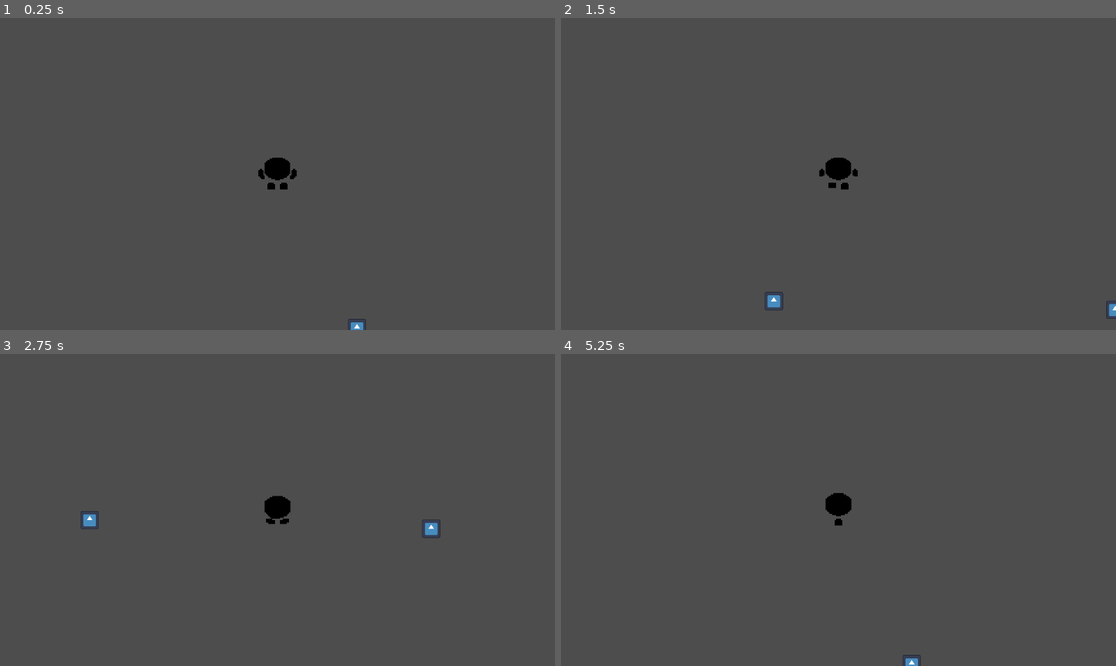
Above: before the commit, frames 1-4 (two rows, left to right).
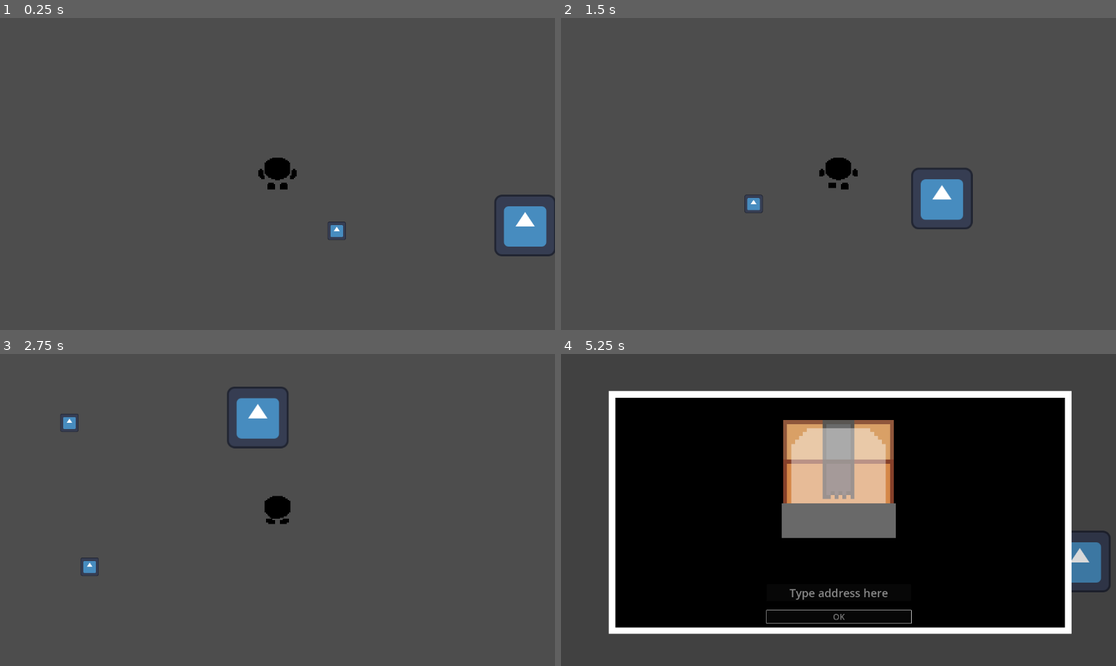
Above: after the commit, the same moments.

Repository: M41T4P-GAMES/Overworked
Game: Godot game, scene res://Scenes/main.tscn
Two runs of this game, one before a commit and one after it. Both use one fixed random seed, a clock stepped at 60 frames per second and the inputs below. This scene is started directly instead of the project's main scene. The engine's default icon, where the game draws it, is replaced by a stand-in: a white triangle on a blue panel in a dark square.
Inputs (mouse positions are in pixels of both pictures, inside the frame that each line leads up to):
- Up to frame 1 (0.25 s): no input
- Up to frame 2 (1.5 s): tap Enter at 0.5 s; hold D (right) 0.53-1.28 s; hold E (interact) 0.53-1.28 s; hold S (down) from 1.28 s (still down); tap E (interact) at 1.35 s
- Up to frame 3 (2.75 s): release S (down) at 2.03 s; hold D (right) from 2.03 s (still down); hold Space (space) from 2.03 s (still down); tap E (interact) at 2.3 s
- Up to frame 4 (5.25 s): release D (right) at 2.78 s; release Space (space) at 2.78 s; hold Up (ui_up) 2.78-3.53 s; tap E (interact) at 2.85, 4.55 s; hold E (interact) 3.53-4.28 s; hold A (left) 3.53-5 s; tap Space (space) at 4.35 s; click (838, 616) at 5 s, where only the run after the commit has a clickable "OK"

The runs differ from the first frame. In frame 1, 1.4% of the frame differs, in the area x 59-100%, y 56-100%; in frame 2, 1.6%; in frame 3, 1.8%; in frame 4, 66%, in the area x 8-99%, y 11-100%.

Commit message:
stamping part 1

Diff:
--- a/Scenes/main.tscn
+++ b/Scenes/main.tscn
@@ -1,7 +1,17 @@
-[gd_scene load_steps=3 format=3 uid="uid://okgncs467xop"]
+[gd_scene load_steps=7 format=3 uid="uid://okgncs467xop"]
 
 [ext_resource type="Script" uid="uid://vmf0670uammx" path="res://Scripts/main.gd" id="1_jjgbg"]
 [ext_resource type="PackedScene" uid="uid://cjhuj0h71gddn" path="res://Scenes/box_area.tscn" id="2_bo1nx"]
+[ext_resource type="Script" uid="uid://c3npeolnujnfc" path="res://Scripts/stamping_area.gd" id="3_jjvhh"]
+[ext_resource type="Texture2D" uid="uid://dugfiin2drgr4" path="res://icon.svg" id="4_kry3j"]
+
+[sub_resource type="RectangleShape2D" id="RectangleShape2D_21xkr"]
+size = Vector2(116, 119)
+
+[sub_resource type="SceneReplicationConfig" id="SceneReplicationConfig_jjvhh"]
+properties/0/path = NodePath("StampingArea:taken")
+properties/0/spawn = true
+properties/0/replication_mode = 1
 
 [node name="Main" type="Node2D"]
 script = ExtResource("1_jjgbg")
@@ -14,7 +24,7 @@
 autostart = true
 
 [node name="BoxArea" parent="." instance=ExtResource("2_bo1nx")]
-position = Vector2(164, 320)
+position = Vector2(122, 118)
 max_capacity = 35
 inventory = Dictionary[int, int]({
 0: 4,
@@ -22,11 +32,26 @@
 })
 
 [node name="BoxArea2" parent="." instance=ExtResource("2_bo1nx")]
-position = Vector2(873, 338)
+position = Vector2(164, 417)
 max_capacity = 35
 inventory = Dictionary[int, int]({
 0: 4,
 1: 3
 })
 
+[node name="StampingArea" type="Area2D" parent="."]
+position = Vector2(514, 107)
+script = ExtResource("3_jjvhh")
+
+[node name="Sprite2D" type="Sprite2D" parent="StampingArea"]
+texture = ExtResource("4_kry3j")
+
+[node name="CollisionShape2D" type="CollisionShape2D" parent="StampingArea"]
+position = Vector2(-1, 0.5)
+shape = SubResource("RectangleShape2D_21xkr")
+
+[node name="MultiplayerSynchronizer" type="MultiplayerSynchronizer" parent="StampingArea"]
+root_path = NodePath("../..")
+replication_config = SubResource("SceneReplicationConfig_jjvhh")
+
 [connection signal="timeout" from="Udp_timer" to="." method="_on_udp_timer_timeout"]
--- a/Scenes/player.tscn
+++ b/Scenes/player.tscn
@@ -6,6 +6,7 @@
 [ext_resource type="Texture2D" uid="uid://d4maagkcya53p" path="res://Assets/Textures/p_idle.png" id="2_vgqql"]
 [ext_resource type="Script" uid="uid://dkh4gjus75r0u" path="res://Scripts/StorageUI.gd" id="3_6t5aa"]
 [ext_resource type="Texture2D" uid="uid://dw2x8okfxjl7m" path="res://Assets/Textures/parcel_base.png" id="4_x3wgy"]
+[ext_resource type="Script" uid="uid://cwg2yggwwsi63" path="res://Scripts/StampingUI.gd" id="7_3smsa"]
 
 [sub_resource type="AtlasTexture" id="AtlasTexture_vgqql"]
 atlas = ExtResource("2_vgqql")
@@ -695,17 +696,220 @@
 height = 72.0
 
 [sub_resource type="RectangleShape2D" id="RectangleShape2D_cvnsp"]
-size = Vector2(214, 199)
-
-[sub_resource type="BoxMesh" id="BoxMesh_cvnsp"]
-
-[sub_resource type="CompressedTexture2D" id="CompressedTexture2D_vgqql"]
-
-[sub_resource type="CompressedTexture2D" id="CompressedTexture2D_fkybt"]
+size = Vector2(158, 150)
 
 [sub_resource type="BoxMesh" id="BoxMesh_vgqql"]
 
 [sub_resource type="BoxMesh" id="BoxMesh_fkybt"]
+
+[sub_resource type="BoxMesh" id="BoxMesh_x3wgy"]
+
+[sub_resource type="BoxMesh" id="BoxMesh_3smsa"]
+
+[sub_resource type="Animation" id="Animation_8erm5"]
+resource_name = "stamp"
+length = 0.3
+step = 0.05
+tracks/0/type = "value"
+tracks/0/imported = false
+tracks/0/enabled = true
+tracks/0/path = NodePath("MeshInstance2D3:position")
+tracks/0/interp = 1
+tracks/0/loop_wrap = true
+tracks/0/keys = {
+"times": PackedFloat32Array(0, 0.15, 0.3),
+"transitions": PackedFloat32Array(1, 1, 1),
+"update": 0,
+"values": [Vector2(0.500001, 184.5), Vector2(0.500001, 1.5), Vector2(0.500001, 184.5)]
+}
+tracks/1/type = "value"
+tracks/1/imported = false
+tracks/1/enabled = true
+tracks/1/path = NodePath("MeshInstance2D3:scale")
+tracks/1/interp = 1
+tracks/1/loop_wrap = true
+tracks/1/keys = {
+"times": PackedFloat32Array(0, 0.15, 0.3),
+"transitions": PackedFloat32Array(1, 1, 1),
+"update": 0,
+"values": [Vector2(387, 119), Vector2(217.45, 66.865), Vector2(387, 119)]
+}
+tracks/2/type = "value"
+tracks/2/imported = false
+tracks/2/enabled = true
+tracks/2/path = NodePath("Label:visible")
+tracks/2/interp = 0
+tracks/2/loop_wrap = true
+tracks/2/keys = {
+"times": PackedFloat32Array(0, 0.15, 0.3),
+"transitions": PackedFloat32Array(1, 1, 1),
+"update": 1,
+"values": [false, true, true]
+}
+
+[sub_resource type="Animation" id="Animation_f1ek2"]
+length = 0.001
+tracks/0/type = "value"
+tracks/0/imported = false
+tracks/0/enabled = true
+tracks/0/path = NodePath("MeshInstance2D3:position")
+tracks/0/interp = 1
+tracks/0/loop_wrap = true
+tracks/0/keys = {
+"times": PackedFloat32Array(0),
+"transitions": PackedFloat32Array(1),
+"update": 0,
+"values": [Vector2(0.500001, 184.5)]
+}
+tracks/1/type = "value"
+tracks/1/imported = false
+tracks/1/enabled = true
+tracks/1/path = NodePath("MeshInstance2D3:scale")
+tracks/1/interp = 1
+tracks/1/loop_wrap = true
+tracks/1/keys = {
+"times": PackedFloat32Array(0),
+"transitions": PackedFloat32Array(1),
+"update": 0,
+"values": [Vector2(387, 119)]
+}
+tracks/2/type = "value"
+tracks/2/imported = false
+tracks/2/enabled = true
+tracks/2/path = NodePath("Label:visible")
+tracks/2/interp = 1
+tracks/2/loop_wrap = true
+tracks/2/keys = {
+"times": PackedFloat32Array(0),
+"transitions": PackedFloat32Array(1),
+"update": 1,
+"values": [false]
+}
+tracks/3/type = "value"
+tracks/3/imported = false
+tracks/3/enabled = true
+tracks/3/path = NodePath(".:position")
+tracks/3/interp = 1
+tracks/3/loop_wrap = true
+tracks/3/keys = {
+"times": PackedFloat32Array(0),
+"transitions": PackedFloat32Array(1),
+"update": 0,
+"values": [Vector2(0, 0)]
+}
+tracks/4/type = "value"
+tracks/4/imported = false
+tracks/4/enabled = true
+tracks/4/path = NodePath("../Cover:self_modulate")
+tracks/4/interp = 1
+tracks/4/loop_wrap = true
+tracks/4/keys = {
+"times": PackedFloat32Array(0),
+"transitions": PackedFloat32Array(1),
+"update": 0,
+"values": [Color(0, 0, 0, 0.0784314)]
+}
+tracks/5/type = "value"
+tracks/5/imported = false
+tracks/5/enabled = true
+tracks/5/path = NodePath("..:visible")
+tracks/5/interp = 1
+tracks/5/loop_wrap = true
+tracks/5/keys = {
+"times": PackedFloat32Array(0),
+"transitions": PackedFloat32Array(1),
+"update": 1,
+"values": [false]
+}
+
+[sub_resource type="Animation" id="Animation_tx1dd"]
+resource_name = "appear"
+step = 0.05
+tracks/0/type = "value"
+tracks/0/imported = false
+tracks/0/enabled = true
+tracks/0/path = NodePath(".:position")
+tracks/0/interp = 1
+tracks/0/loop_wrap = true
+tracks/0/keys = {
+"times": PackedFloat32Array(0, 1),
+"transitions": PackedFloat32Array(0.25, 1),
+"update": 0,
+"values": [Vector2(0, 750), Vector2(0, 0)]
+}
+tracks/1/type = "value"
+tracks/1/imported = false
+tracks/1/enabled = true
+tracks/1/path = NodePath("../Cover:self_modulate")
+tracks/1/interp = 1
+tracks/1/loop_wrap = true
+tracks/1/keys = {
+"times": PackedFloat32Array(0, 1),
+"transitions": PackedFloat32Array(1, 1),
+"update": 0,
+"values": [Color(0, 0, 0, 0), Color(0, 0, 0, 0.0784314)]
+}
+tracks/2/type = "value"
+tracks/2/imported = false
+tracks/2/enabled = true
+tracks/2/path = NodePath("..:visible")
+tracks/2/interp = 0
+tracks/2/loop_wrap = true
+tracks/2/keys = {
+"times": PackedFloat32Array(0, 1),
+"transitions": PackedFloat32Array(1, 1),
+"update": 1,
+"values": [true, true]
+}
+
+[sub_resource type="Animation" id="Animation_gymyn"]
+resource_name = "disappear"
+length = 0.8
+step = 0.05
+tracks/0/type = "value"
+tracks/0/imported = false
+tracks/0/enabled = true
+tracks/0/path = NodePath(".:position")
+tracks/0/interp = 1
+tracks/0/loop_wrap = true
+tracks/0/keys = {
+"times": PackedFloat32Array(0, 0.3, 0.8),
+"transitions": PackedFloat32Array(0.25, 1, 0.25),
+"update": 0,
+"values": [Vector2(0, 0), Vector2(0, 0), Vector2(0, 750)]
+}
+tracks/1/type = "value"
+tracks/1/imported = false
+tracks/1/enabled = true
+tracks/1/path = NodePath("../Cover:self_modulate")
+tracks/1/interp = 1
+tracks/1/loop_wrap = true
+tracks/1/keys = {
+"times": PackedFloat32Array(0, 0.3, 0.8),
+"transitions": PackedFloat32Array(1, 1, 1),
+"update": 0,
+"values": [Color(0, 0, 0, 0.0784314), Color(0, 0, 0, 0.0784314), Color(0, 0, 0, 0)]
+}
+tracks/2/type = "value"
+tracks/2/imported = false
+tracks/2/enabled = true
+tracks/2/path = NodePath("..:visible")
+tracks/2/interp = 1
+tracks/2/loop_wrap = true
+tracks/2/keys = {
+"times": PackedFloat32Array(0, 0.3, 0.8),
+"transitions": PackedFloat32Array(1, 1, 1),
+"update": 1,
+"values": [true, true, true]
+}
+
+[sub_resource type="AnimationLibrary" id="AnimationLibrary_pu2lt"]
+_data = {
+&"RESET": SubResource("Animation_f1ek2"),
+&"appear": SubResource("Animation_tx1dd"),
+&"disappear": SubResource("Animation_gymyn"),
+&"stamp": SubResource("Animation_8erm5")
+}
 
 [sub_resource type="SceneReplicationConfig" id="SceneReplicationConfig_cvnsp"]
 properties/0/path = NodePath(".:position")
@@ -735,6 +939,9 @@
 properties/8/path = NodePath("Box/ItemSprite:frame")
 properties/8/spawn = true
 properties/8/replication_mode = 1
+properties/9/path = NodePath(".:carry_addr")
+properties/9/spawn = true
+properties/9/replication_mode = 1
 
 [node name="Player" type="RigidBody2D" groups=["Player"]]
 gravity_scale = 0.0
@@ -759,7 +966,6 @@
 collision_layer = 0
 
 [node name="CollisionShape2D" type="CollisionShape2D" parent="PickupRange"]
-position = Vector2(0, 0.5)
 shape = SubResource("RectangleShape2D_cvnsp")
 debug_color = Color(0.763702, 0, 0.346011, 0.42)
 
@@ -774,97 +980,6 @@
 [node name="ItemSprite" type="Sprite2D" parent="Box"]
 texture_filter = 1
 position = Vector2(0, -39)
-
-[node name="Desktop" type="Node2D" parent="."]
-visible = false
-
-[node name="Cover" type="MeshInstance2D" parent="Desktop"]
-self_modulate = Color(0, 0, 0, 0.0980392)
-position = Vector2(-3.05176e-05, 0)
-scale = Vector2(1152, 648)
-mesh = SubResource("BoxMesh_cvnsp")
-
-[node name="Comp-temp" type="Sprite2D" parent="Desktop"]
-texture_filter = 1
-scale = Vector2(7.8, 7.8)
-texture = SubResource("CompressedTexture2D_vgqql")
-
-[node name="VBoxContainer" type="VBoxContainer" parent="Desktop"]
-texture_filter = 1
-offset_left = -177.0
-offset_top = -223.0
-offset_right = -81.0
-offset_bottom = -97.0
-scale = Vector2(3.57, 3.57)
-theme_override_constants/separation = -30
-
-[node name="TextureButton" type="TextureButton" parent="Desktop/VBoxContainer"]
-layout_mode = 2
-mouse_default_cursor_shape = 2
-texture_normal = SubResource("CompressedTexture2D_fkybt")
-
-[node name="Label" type="Label" parent="Desktop/VBoxContainer/TextureButton"]
-layout_mode = 0
-offset_left = 13.1653
-offset_top = 20.4482
-offset_right = 842.165
-offset_bottom = 164.448
-scale = Vector2(0.085, 0.085)
-theme_override_font_sizes/font_size = 100
-text = "Incoming orders"
-horizontal_alignment = 1
-vertical_alignment = 1
-
-[node name="TextureButton2" type="TextureButton" parent="Desktop/VBoxContainer"]
-layout_mode = 2
-mouse_default_cursor_shape = 2
-texture_normal = SubResource("CompressedTexture2D_fkybt")
-
-[node name="Label" type="Label" parent="Desktop/VBoxContainer/TextureButton2"]
-layout_mode = 0
-offset_left = 13.1653
-offset_top = 20.4482
-offset_right = 842.165
-offset_bottom = 164.448
-scale = Vector2(0.085, 0.085)
-theme_override_font_sizes/font_size = 100
-text = "Accepted orders"
-horizontal_alignment = 1
-vertical_alignment = 1
-
-[node name="TextureButton3" type="TextureButton" parent="Desktop/VBoxContainer"]
-layout_mode = 2
-mouse_default_cursor_shape = 2
-texture_normal = SubResource("CompressedTexture2D_fkybt")
-
-[node name="Label" type="Label" parent="Desktop/VBoxContainer/TextureButton3"]
-layout_mode = 0
-offset_left = 13.1653
-offset_top = 20.4482
-offset_right = 842.165
-offset_bottom = 164.448
-scale = Vector2(0.085, 0.085)
-theme_override_font_sizes/font_size = 100
-text = "Purchase"
-horizontal_alignment = 1
-vertical_alignment = 1
-
-[node name="TextureButton4" type="TextureButton" parent="Desktop/VBoxContainer"]
-layout_mode = 2
-mouse_default_cursor_shape = 2
-texture_normal = SubResource("CompressedTexture2D_fkybt")
-
-[node name="Label" type="Label" parent="Desktop/VBoxContainer/TextureButton4"]
-layout_mode = 0
-offset_left = 13.1653
-offset_top = 20.4482
-offset_right = 842.165
-offset_bottom = 164.448
-scale = Vector2(0.085, 0.085)
-theme_override_font_sizes/font_size = 100
-text = "Upgrade Factory"
-horizontal_alignment = 1
-vertical_alignment = 1
 
 [node name="BoxStorage" type="Node2D" parent="."]
 visible = false
@@ -993,6 +1108,87 @@
 layout_mode = 2
 theme_override_constants/separation = 87
 
+[node name="Stamper" type="Node2D" parent="."]
+visible = false
+
+[node name="Cover" type="MeshInstance2D" parent="Stamper"]
+self_modulate = Color(0, 0, 0, 0.0784314)
+position = Vector2(7.98702e-06, -2.18153e-05)
+scale = Vector2(1152, 648)
+mesh = SubResource("BoxMesh_vgqql")
+metadata/_edit_lock_ = true
+
+[node name="UI" type="Node2D" parent="Stamper"]
+script = ExtResource("7_3smsa")
+
+[node name="MeshInstance2D" type="MeshInstance2D" parent="Stamper/UI"]
+position = Vector2(3.50005, 5)
+scale = Vector2(961, 504)
+mesh = SubResource("BoxMesh_x3wgy")
+metadata/_edit_lock_ = true
+
+[node name="MeshInstance2D2" type="MeshInstance2D" parent="Stamper/UI"]
+self_modulate = Color(0, 0, 0, 1)
+position = Vector2(3.50005, 5.49997)
+scale = Vector2(933.82, 477)
+mesh = SubResource("BoxMesh_x3wgy")
+metadata/_edit_lock_ = true
+
+[node name="MeshInstance2D3" type="MeshInstance2D" parent="Stamper/UI"]
+self_modulate = Color(0.412152, 0.412152, 0.412152, 1)
+z_index = 1
+position = Vector2(0.500001, 184.5)
+scale = Vector2(387, 119)
+mesh = SubResource("BoxMesh_3smsa")
+
+[node name="Sprite2D" type="Sprite2D" parent="Stamper/UI"]
+texture_filter = 1
+position = Vector2(0, -80)
+scale = Vector2(8.2, 8.2)
+texture = ExtResource("4_x3wgy")
+
+[node name="LineEdit" type="LineEdit" parent="Stamper/UI"]
+z_index = 1
+offset_left = -149.0
+offset_top = 154.0
+offset_right = 396.0
+offset_bottom = 220.0
+scale = Vector2(0.55, 0.55)
+theme_override_font_sizes/font_size = 42
+placeholder_text = "Type address here"
+alignment = 1
+editable = false
+
+[node name="Button" type="Button" parent="Stamper/UI"]
+z_index = 1
+offset_left = -149.0
+offset_top = 208.0
+offset_right = 574.0
+offset_bottom = 274.0
+scale = Vector2(0.415, 0.415)
+theme_override_font_sizes/font_size = 42
+disabled = true
+text = "OK"
+
+[node name="Label" type="Label" parent="Stamper/UI"]
+visible = false
+offset_left = -106.0
+offset_top = -18.0
+offset_right = 278.0
+offset_bottom = 40.0
+scale = Vector2(0.555, 0.555)
+theme_override_colors/font_color = Color(0, 0, 0, 1)
+theme_override_font_sizes/font_size = 42
+text = "Address goes here"
+horizontal_alignment = 1
+vertical_alignment = 1
+clip_text = true
+
+[node name="AnimationPlayer" type="AnimationPlayer" parent="Stamper/UI"]
+libraries = {
+&"": SubResource("AnimationLibrary_pu2lt")
+}
+
 [node name="MultiplayerSynchronizer" type="MultiplayerSynchronizer" parent="."]
 replication_config = SubResource("SceneReplicationConfig_cvnsp")
 
@@ -1001,3 +1197,5 @@
 [connection signal="pressed" from="BoxStorage/UI/BottomButtons/Add" to="BoxStorage/UI" method="_on_add_pressed"]
 [connection signal="pressed" from="BoxStorage/UI/BottomButtons/Sub" to="BoxStorage/UI" method="_on_sub_pressed"]
 [connection signal="pressed" from="BoxStorage/UI/BottomButtons/Get" to="BoxStorage/UI" method="_on_get_pressed"]
+[connection signal="pressed" from="Stamper/UI/Button" to="Stamper/UI" method="_on_button_pressed"]
+[connection signal="animation_finished" from="Stamper/UI/AnimationPlayer" to="Stamper/UI" method="_on_animation_player_animation_finished"]
--- /dev/null
+++ b/Scripts/StampingUI.gd
@@ -0,0 +1,16 @@
+extends Node2D
+
+
+func _on_button_pressed() -> void:
+	$Button.disabled = true
+	$LineEdit.editable = false
+	$Label.text = $LineEdit.text
+	$AnimationPlayer.play("stamp")
+
+
+func _on_animation_player_animation_finished(anim_name: StringName) -> void:
+	if anim_name == "appear":
+		$Button.disabled = false
+		$LineEdit.editable = true
+	elif anim_name == "stamp":
+		$AnimationPlayer.play("disappear")
--- a/Scripts/player.gd
+++ b/Scripts/player.gd
@@ -7,6 +7,8 @@
 var facing : Vector2i
 @export var carry_id = -1
 @export var carry_count = 0
+@export var carry_addr: String = ""
+
 
 func _ready() -> void:
 	set_multiplayer_authority(int(name))
@@ -136,6 +138,10 @@
 	if multiplayer.is_server():
 		get_node('../' + selected_area_name).remove_item(get_node("../" + player_name), _carry_id, _carry_count)
 
+func open_stamping():
+	$Stamper/UI/AnimationPlayer.play("appear")
+
+
 func _on_pickup_range_area_entered(area: Area2D) -> void:
 	if is_multiplayer_authority():
 		selected_area = area
--- /dev/null
+++ b/Scripts/stamping_area.gd
@@ -0,0 +1,12 @@
+extends Area2D
+
+@export var taken := false
+
+
+func interact(player: RigidBody2D) -> void:
+	#if player.carry_id >= 0:
+		#taken = true
+		#player.open_stamping()
+	if !taken:
+		player.open_stamping()
+		taken = true
Not shown: 1 places in Scenes/player.tscn that only renumber resources
Not shown, added: Scripts/StampingUI.gd.uid
Not shown, added: Scripts/stamping_area.gd.uid
